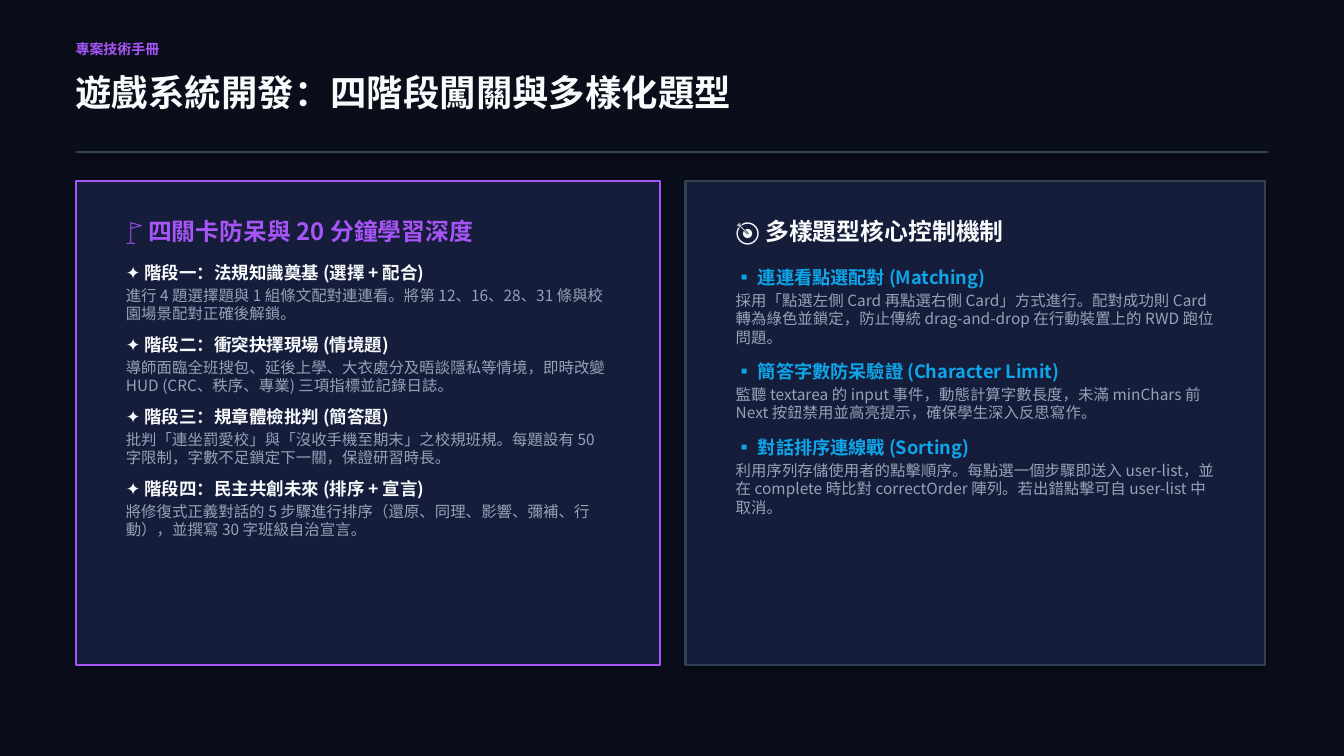
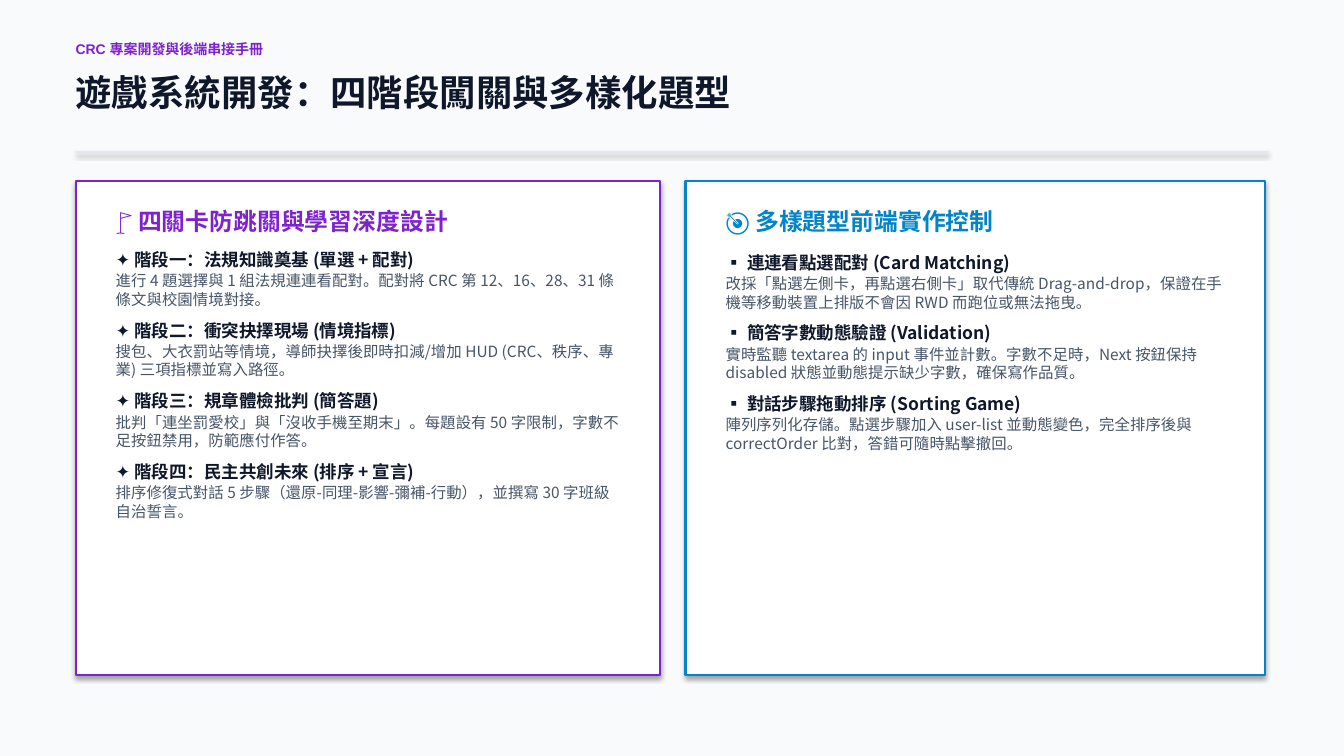
Before and after one commit to mchung2022/CRC2026, a slide deck: slide 6 of CRC_Project_Documentation.pptx. Drawn at 1344x756 pixels with LibreOffice and Linux fonts; fonts in the diff are those of the drawing. Boxes give left, top, right and bottom in pixels: in the first picture for what was removed or moved away, otherwise in the second. Text is boxed around its words. In the diff, an @@ line names an element or a change of style, - is before the commit and + after.

```diff
--- a/CRC_Project_Documentation.pptx
+++ b/CRC_Project_Documentation.pptx
@@ background #0A0D1A to #F8FAFC @@
@@ text at (x1=76, y1=40, x2=264, y2=58): text changed; text colour #A855F7 to #7E22CE @@
-專案技術手冊
+CRC 專案開發與後端串接手冊
@@ text "遊戲系統開發：四階段闖關與多樣化題型" at (x1=76, y1=74, x2=731, y2=110): text colour #F8FAFC to #0F172A @@
@@ rectangle at (x1=76, y1=151, x2=1268, y2=153): fill #334155 to #E2E8F0 @@
@@ rectangle resized from (x1=76, y1=181, x2=660, y2=665) to (x1=76, y1=181, x2=660, y2=676) @@
@@ rectangle at (x1=76, y1=181, x2=660, y2=676): fill #151D3B to #FFFFFF; outline #A855F7 1.5 pt to #7E22CE 1.5 pt @@
@@ text "🚩 四關卡防跳關與學習深度設計" moved from (x1=126, y1=219, x2=605, y2=537) to (x1=116, y1=209, x2=619, y2=519) @@
@@ text at (x1=116, y1=209, x2=614, y2=378): text changed; text colour #94A3B8 to #475569 @@
-🚩 四關卡防呆與 20 分鐘學習深度
-✦ 階段一：法規知識奠基 (選擇 + 配合)
-進行 4 題選擇題與 1 組條文配對連連看。將第 12、16、28、31 條與校園場景配對正確後解鎖。
-✦ 階段二：衝突抉擇現場 (情境題)
-導師面臨全班搜包、延後上學、大衣處分及晤談隱私等情境，即時改變 HUD (CRC、秩序、專業) 三項指標並記錄日誌。
+🚩 四關卡防跳關與學習深度設計
+✦ 階段一：法規知識奠基 (單選 + 配對)
+進行 4 題選擇與 1 組法規連連看配對。配對將 CRC 第 12、16、28、31 條條文與校園情境對接。
+✦ 階段二：衝突抉擇現場 (情境指標)
+搜包、大衣罰站等情境，導師抉擇後即時扣減/增加 HUD (CRC、秩序、專業) 三項指標並寫入路徑。
@@ rectangle resized from (x1=686, y1=181, x2=1265, y2=665) to (x1=686, y1=181, x2=1265, y2=676) @@
@@ rectangle at (x1=686, y1=181, x2=1265, y2=676): fill #151D3B to #FFFFFF; outline #334155 1.5 pt to #0284C7 1.5 pt @@
@@ text at (x1=726, y1=209, x2=1222, y2=451): text changed; text colour #94A3B8 to #475569 @@
-🎯 多樣題型核心控制機制
-▪ 連連看點選配對 (Matching)
-採用「點選左側 Card 再點選右側 Card」方式進行。配對成功則 Card 轉為綠色並鎖定，防止傳統 drag-and-drop 在行動裝置上的 RWD 跑位問題。
-▪ 簡答字數防呆驗證 (Character Limit)
-監聽 textarea 的 input 事件，動態計算字數長度，未滿 minChars 前 Next 按鈕禁用並高亮提示，確保學生深入反思寫作。
-▪ 對話排序連線戰 (Sorting)
-利用序列存儲使用者的點擊順序。每點選一個步驟即送入 user-list，並在 complete 時比對 correctOrder 陣列。若出錯點擊可自 user-list 中取消。
+🎯 多樣題型前端實作控制
+▪ 連連看點選配對 (Card Matching)
+改採「點選左側卡，再點選右側卡」取代傳統 Drag-and-drop，保證在手機等移動裝置上排版不會因 RWD 而跑位或無法拖曳。
+▪ 簡答字數動態驗證 (Validation)
+實時監聽 textarea 的 input 事件並計數。字數不足時，Next 按鈕保持 disabled 狀態並動態提示缺少字數，確保寫作品質。
+▪ 對話步驟拖動排序 (Sorting Game)
+陣列序列化存儲。點選步驟加入 user-list 並動態變色，完全排序後與 correctOrder 比對，答錯可隨時點擊撤回。
@@ text at (x1=116, y1=415, x2=619, y2=448): text changed; text colour #94A3B8 to #475569 @@
-批判「連坐罰愛校」與「沒收手機至期末」之校規班規。每題設有 50 字限制，字數不足鎖定下一關，保證研習時長。
+批判「連坐罰愛校」與「沒收手機至期末」。每題設有 50 字限制，字數不足按鈕禁用，防範應付作答。
@@ text at (x1=134, y1=392, x2=415, y2=482): text colour #F8FAFC to #0F172A in "✦ 階段三：規章體檢批判 (簡答題)", "✦ 階段四：民主共創未來 (排序 + 宣言)"; less space between paragraphs @@
@@ text at (x1=116, y1=485, x2=609, y2=519): text changed; text colour #94A3B8 to #475569 @@
-將修復式正義對話的 5 步驟進行排序（還原、同理、影響、彌補、行動），並撰寫 30 字班級自治宣言。
+排序修復式對話 5 步驟（還原-同理-影響-彌補-行動），並撰寫 30 字班級自治誓言。
```
Also in this commit, not shown: 8 other slides changed, 1 slide added.
